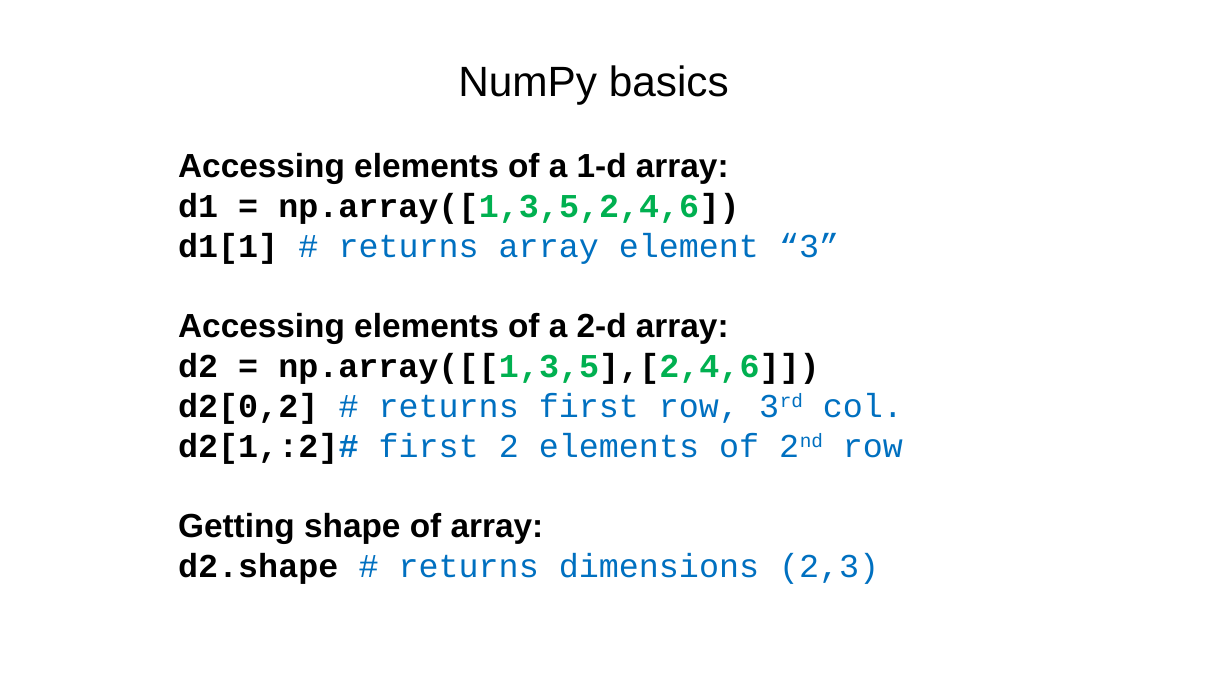
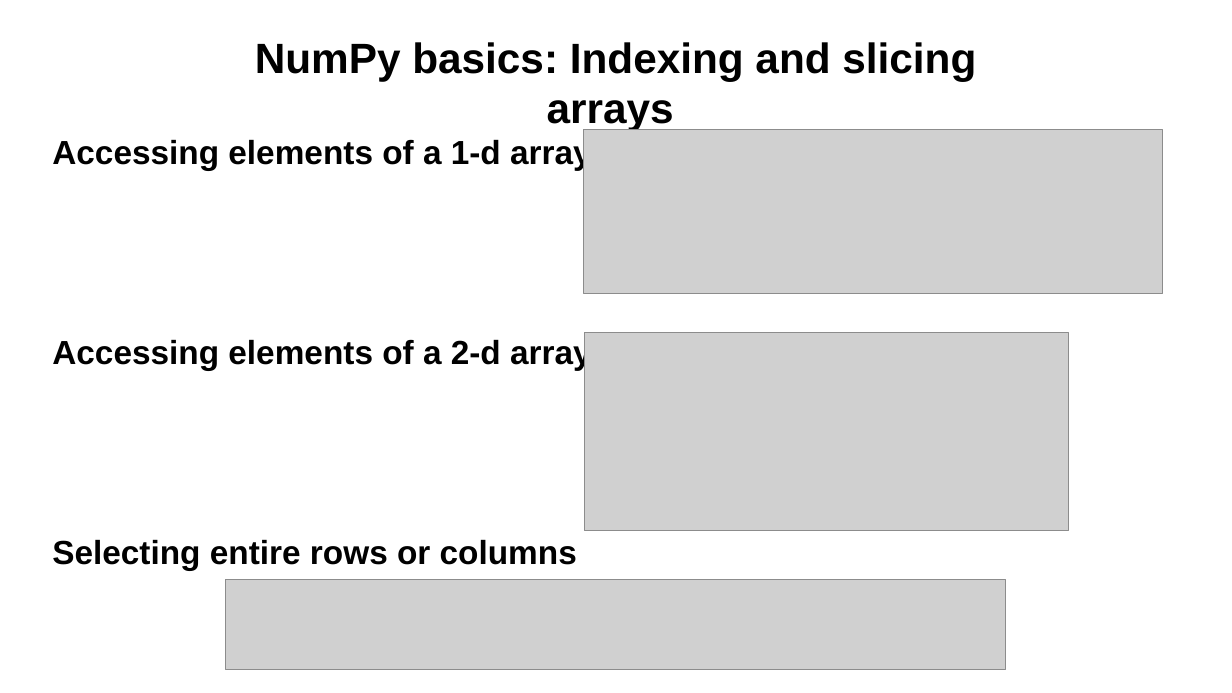
Before and after one commit to tparchman/F26_BIOL792, a slide deck: slide 11 of week11_python_pandas_numpyI/python11_numpy_pandas.pptx (slide 12 before the commit). Drawn at 1232x693 pixels with LibreOffice and Linux fonts; fonts in the diff are those of the drawing; grey boxes stand for pictures. Boxes give left, top, right and bottom in pixels: in the first picture for what was removed or moved away, otherwise in the second. Text is boxed around its words. In the diff, an @@ line names an element or a change of style, - is before the commit and + after.

```diff
--- a/week11_python_pandas_numpyI/python11_numpy_pandas.pptx
+++ b/week11_python_pandas_numpyI/python11_numpy_pandas.pptx
@@ text at box(255, 42, 976, 132): text changed; bold on @@
-NumPy basics
+NumPy basics: Indexing and slicing arrays
@@ text "Accessing elements of a 1-d ...": place and size @@
-text "Accessing elements of a 1-d ..." at box(178, 152, 903, 584)
+text "Accessing elements of a 1-d ..." at box(52, 137, 603, 570)
@@ picture added at box(584, 130, 1163, 293) @@
@@ text at box(178, 193, 839, 264): paragraphs removed @@
-d1 = np.array([1,3,5,2,4,6])
-d1[1] # returns array element “3”
@@ picture added at box(584, 333, 1068, 531) @@
@@ text at box(52, 539, 577, 570): text changed; font Courier New to Arial; text colour #0070C0 to #000000 @@
-d2 = np.array([[1,3,5],[2,4,6]])
-d2[0,2] # returns first row, 3rd col.
-d2[1,:2]# first 2 elements of 2nd row
-Getting shape of array:
-d2.shape # returns dimensions (2,3)
+Selecting entire rows or columns
@@ picture added at box(226, 579, 1006, 670) @@
```
Also in this commit, not shown: 6 other slides changed, 8 slides added, 6 slides removed, 1 other file.
